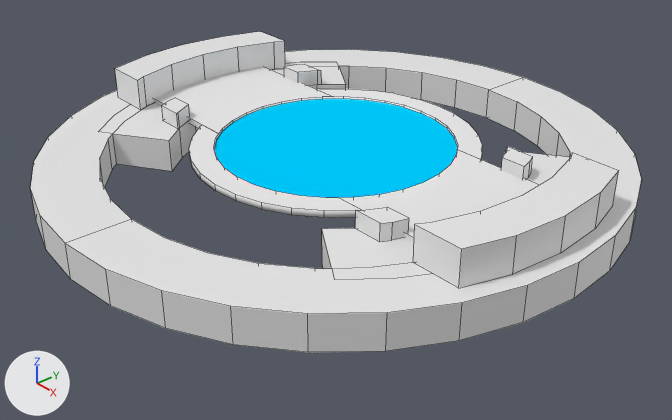
An edit to the Blender file dragoon/dragoon.blend, drawn before and after from the same camera.
Both versions are drawn from a 50 mm camera at (1.858, -1.615, 1.126) aimed at (0.052, -0.045, -0.176). Every picture has the same lights, and +X, +Y and +Z are marked at lower left. Mesh edges are drawn as thin lines.

Script lines for the objects in view, before the commit:
```python
me_circle = bpy.data.meshes.new('Circle')
me_circle.from_pydata(...)  # 304 vertices, 144 faces; spans x -0.85..0.85, y -0.85..0.85, z -0.1..0.1
me_circle_002 = bpy.data.meshes.new('Circle.002')
me_circle_002.from_pydata(...)  # 152 vertices, 78 faces; spans x -0.702..0.702, y -0.42..0.42, z -0.008..0.013
# faces by material slot: [77, 1]
me_circle_002.materials.append(mat_bitbasemat)  # white #e7e7e7
me_circle_002.materials.append(mat_bittexturemat)  # cyan #00cbff
ob_atcringbase = bpy.data.objects.new('AtcringBase', me_circle)
ob_atcringbase.location = (0.0, 0.0, 0.0)
ob_bitchip = bpy.data.objects.new('BitChip', me_circle_002)
ob_bitchip.location = (0.0, 0.0, 0.0)
```
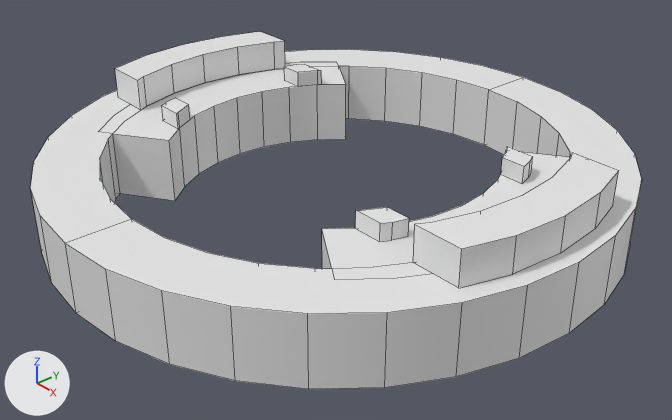
Commit message: joint attackBase

Edits to the scene script, one JSON object a line:
```json
{"block": "me_circle", "where": "# used by ob_atcringbase; location = (0.0, 0.0, 0.0)"}
{"op": "remove", "block": "me_circle", "code": "me_circle.from_pydata(...)  # 304 vertices, 144 faces; spans x -0.85..0.85, y -0.85..0.85, z -0.1..0.1"}
{"op": "add", "block": "me_circle", "code": "me_circle.from_pydata(...)  # 304 vertices, 144 faces; spans x -0.85..0.85, y -0.85..0.85, z -0.2..0.1"}
{"block": "me_circle", "change": "me_circle part 1: all 104 vertices in x -0.85..0.85, y -0.85..0.85, z -0.1 are moved by (0.0, 0.0, -0.1)"}
{"block": "me_circle", "change": "me_circle part 2: edges marked sharp go from 0 to 272"}
{"op": "add", "block": "ob_bitchip", "code": "ob_bitchip.hide_viewport = True"}
```

Location of each change, (x1, y1, x2, y2) in pixels of the pictures (672 x 420 px; the box of a moved part takes in the faces that stretch with it):
```json
{"object": "AtcringBase", "change": "reshaped", "before": [30, 32, 641, 352], "after": [30, 32, 641, 389], "on screen": "12% taller"}
{"object": "BitChip", "change": "hidden", "before": [154, 67, 540, 242]}
{"part": 1, "of": "me_circle", "change": "moved or reshaped", "before": [31, 66, 641, 352], "after": [31, 66, 641, 389]}
{"part": 2, "of": "me_circle", "change": "shading changed", "before": [30, 32, 641, 314], "after": [30, 32, 641, 314]}
```
